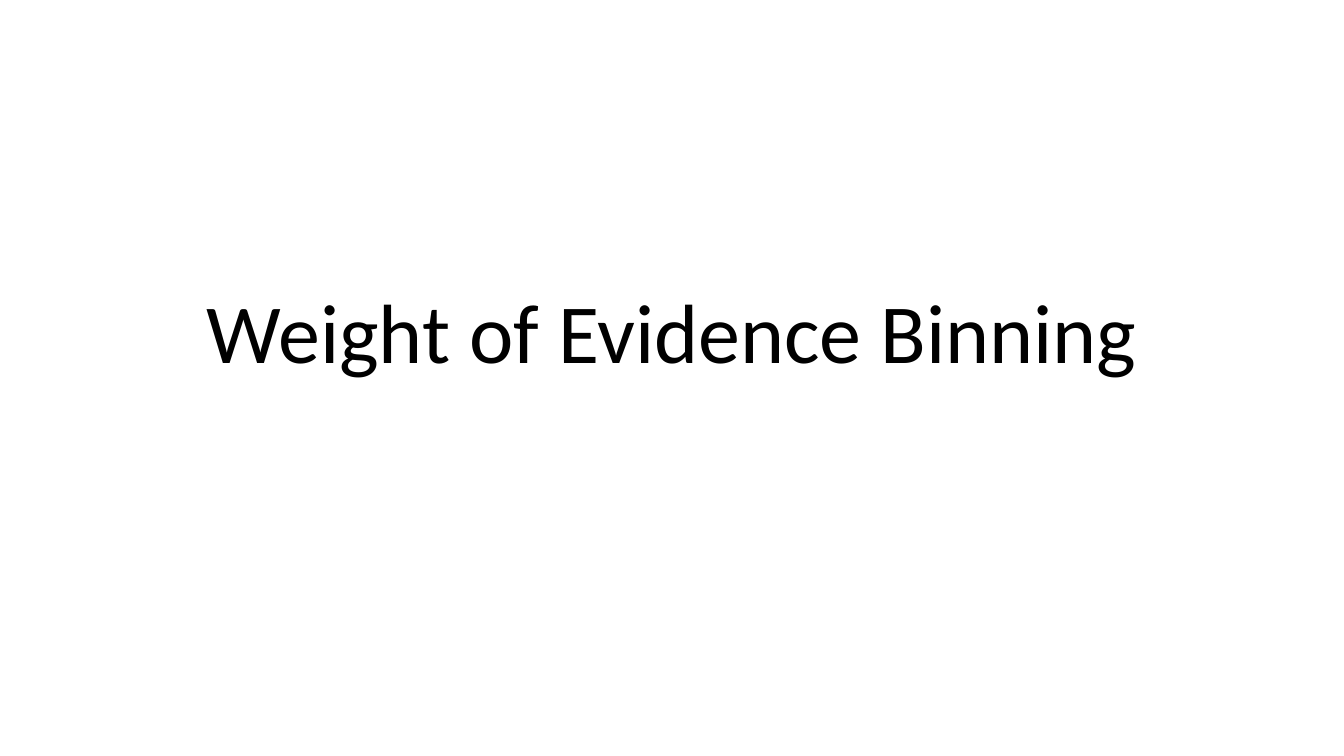
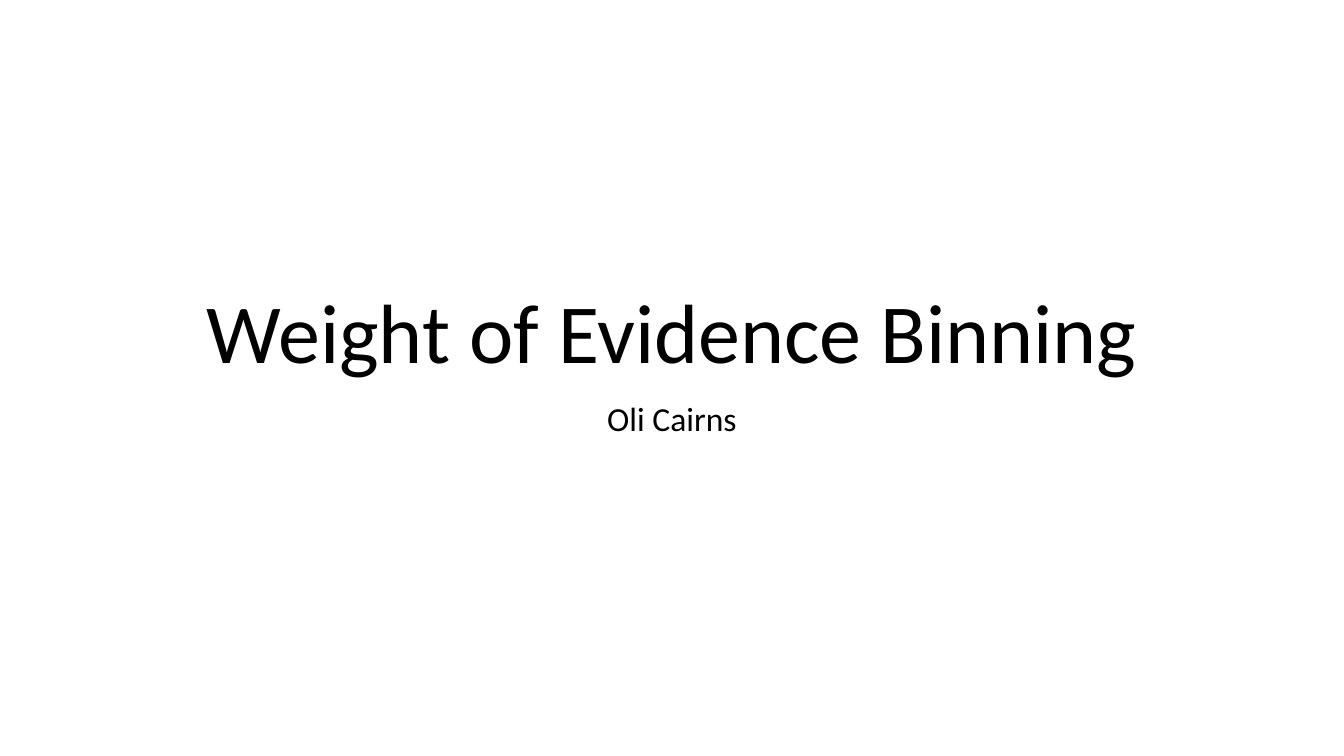
Before and after one commit to oli5679/WeightOfEvidenceDemo, a slide deck: slide 1 of Presentation.pptx. Drawn at 1344x756 pixels with LibreOffice and Linux fonts; fonts in the diff are those of the drawing. Boxes give left, top, right and bottom in pixels: in the first picture for what was removed or moved away, otherwise in the second. Text is boxed around its words. In the diff, an @@ line names an element or a change of style, - is before the commit and + after.

```diff
--- a/Presentation.pptx
+++ b/Presentation.pptx
@@ subtitle added at [607, 407, 736, 432], 24 pt, text #000000 @@
+Oli Cairns
```
Also in this commit, not shown: 2 other slides changed, 4 other files.
